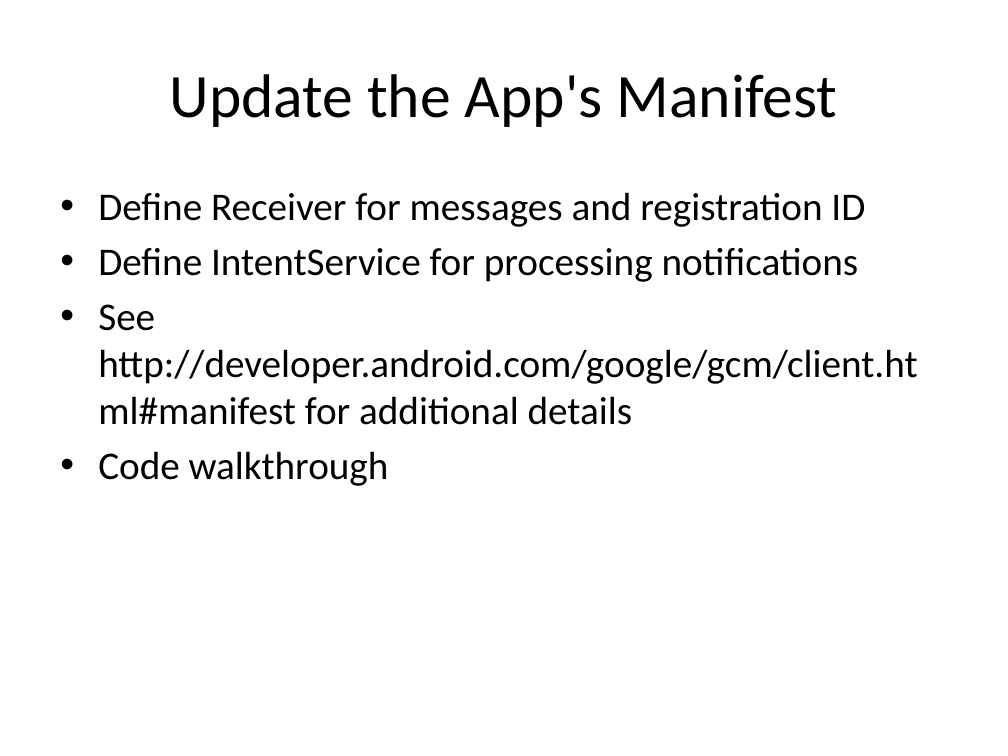
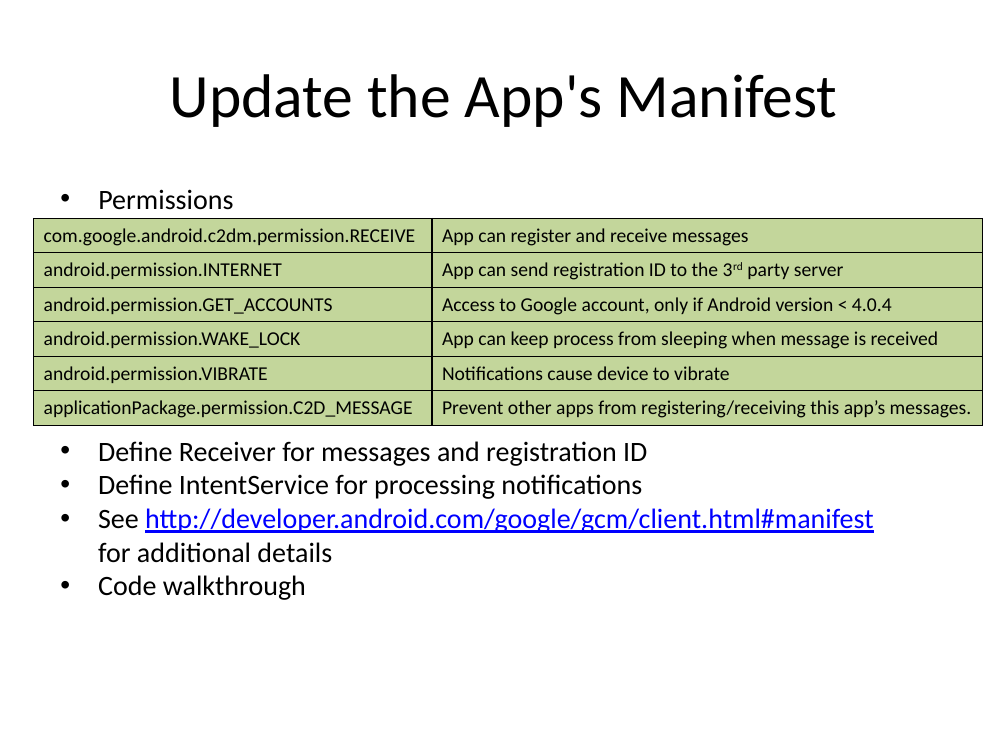
Before and after one commit to LeadingEDJE/MobilePushNotification, a slide deck: slide 17 of Implementing Push Notification in Android.pptx. Drawn at 1008x756 pixels with LibreOffice and Linux fonts; fonts in the diff are those of the drawing; background and template pictures are left out. Boxes give left, top, right and bottom in pixels: in the first picture for what was removed or moved away, otherwise in the second. Text is boxed around its words. In the diff, an @@ line names an element or a change of style, - is before the commit and + after.

```diff
--- a/Implementing Push Notification in Android.pptx
+++ b/Implementing Push Notification in Android.pptx
@@ text added at (x1=98, y1=189, x2=233, y2=210), 20 pt, text #000000 @@
+• Permissions
@@ table added at (x1=33, y1=219, x2=983, y2=425), 6 rows, 2 columns @@
+com.google.android.c2dm.permission.RECEIVE | App can register and receive messages
+android.permission.INTERNET | App can send registration ID to the 3rd party server
+android.permission.GET_ACCOUNTS | Access to Google account, only if Android version < 4.0.4
+android.permission.WAKE_LOCK | App can keep process from sleeping when message is received
+android.permission.VIBRATE | Notifications cause device to vibrate
+applicationPackage.permission.C2D_MESSAGE | Prevent other apps from registering/receiving this app’s messages.
@@ text "Define Receiver for messages and ..." moved from (x1=98, y1=192, x2=917, y2=486) to (x1=98, y1=441, x2=873, y2=600) @@
@@ text "Define Receiver for messages and ..." at (x1=98, y1=441, x2=873, y2=600): size 28 to 20 pt; text colour #000000 to #0000FF, underline on in "http://developer.android.com/google/gcm/client.html#manifest"; less space between paragraphs @@
```
Also in this commit, not shown: 13 other slides changed, 2 slides added.
